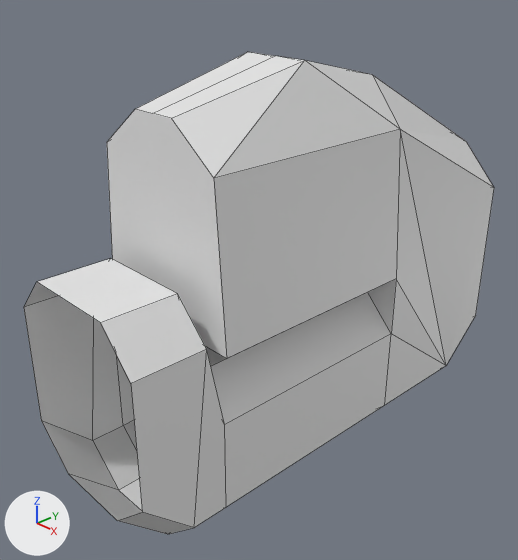
One commit to the Blender file Models/Squad/Spaces/mk1InlineCockpit.blend: the scene before it, then after it.
Before and after are seen from a 50 mm lens placed at (1.78, -1.83, 1.33), pointed at (-0.05, -0.11, 0.16). The lights are fixed; the arrows at lower left show +X, +Y and +Z. Mesh edges are drawn as thin lines.

The first picture shows 'shellCollider'.
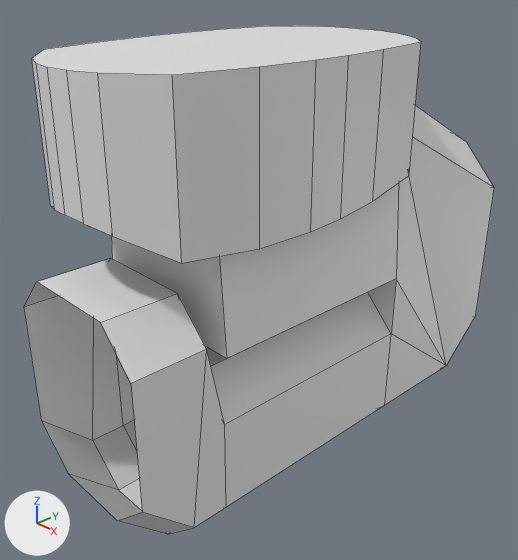
Commit message: add window mask to mk1inline cockpit

Diff of the bpy script that builds the scene:
```diff
--- a/Models/Squad/Spaces/mk1InlineCockpit.blend.py
+++ b/Models/Squad/Spaces/mk1InlineCockpit.blend.py
@@ mat_material @@
+mat_material = principled_material('Material')
+mat_material.base_color = (0.8, 0.8, 0.8)  # white #e7e7e7
@@ me_cockpit_tiled_001 @@
+me_cockpit_tiled_001.from_pydata(...)  # 52 vertices, 27 faces; spans x -0.395..0.395, y -0.908..0.41, z 0.527..1.041
+me_cockpit_tiled_001.materials.append(mat_material)  # white #e7e7e7
@@ ob_windowmask @@
+ob_windowmask = bpy.data.objects.new('windowMask', me_cockpit_tiled_001)
+ob_windowmask.parent = ob_mk1inlineshell
+ob_windowmask.location = (0.0, 0.0, 0.0)
```

Boxes (x1, y1, x2, y2) around the edits, measured in the pictures (518 x 560 px):
'windowMask', added
    after: (32, 26, 421, 263)
